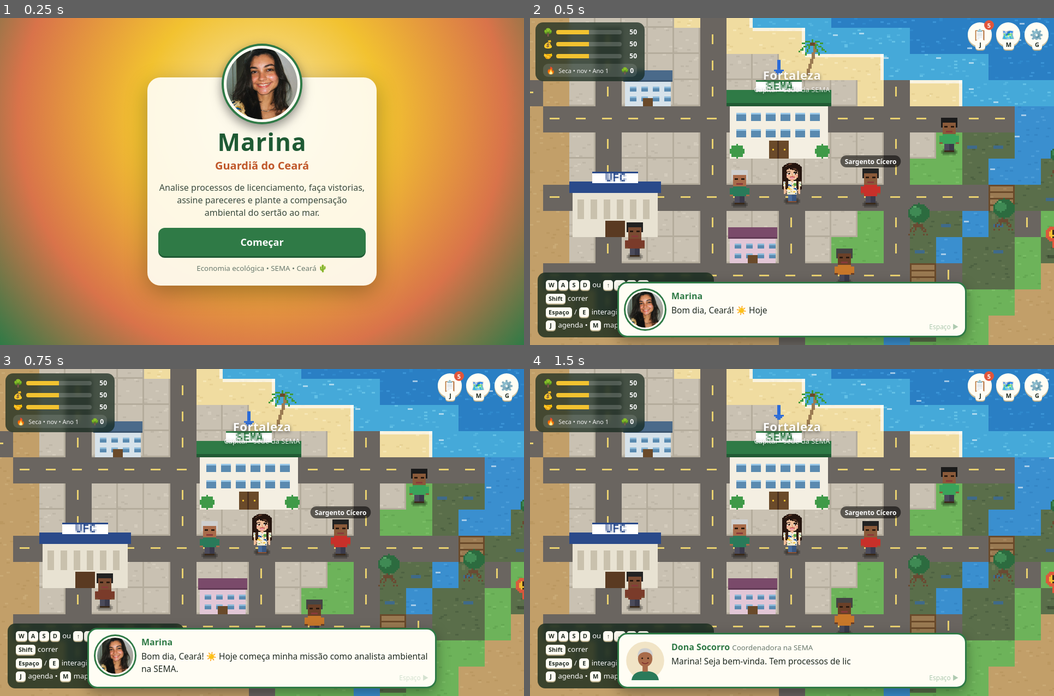
Above: before the commit, frames 1-4 (two rows, left to right).
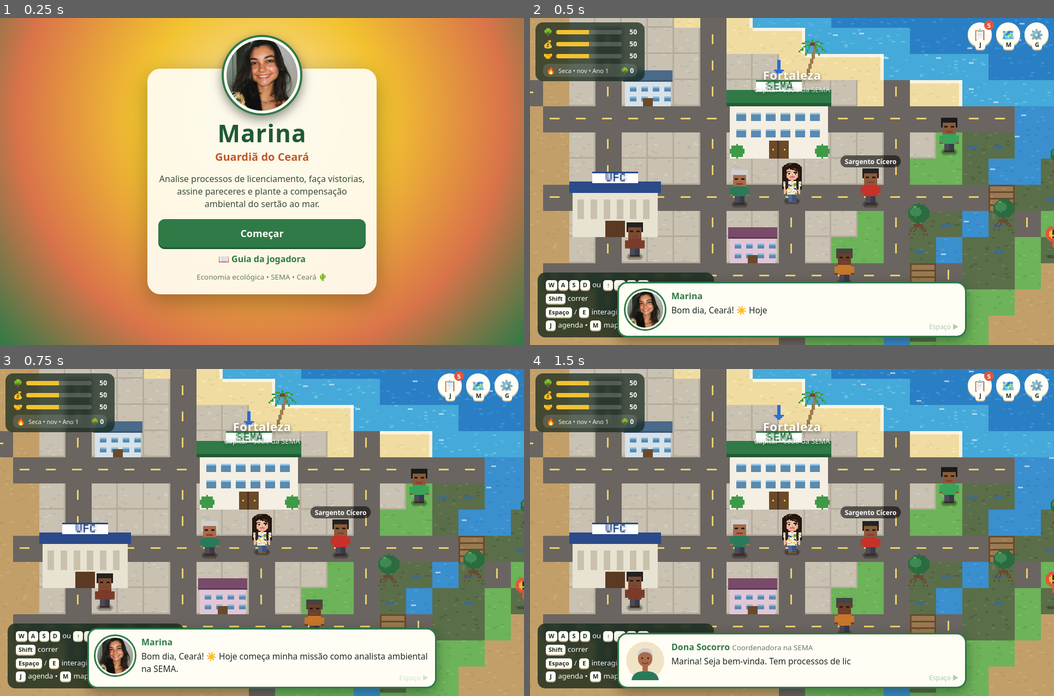
Above: after the commit, the same moments.

Repository: pedroqueiroz657/jogo-marina
Game: browser game, page index.html
Same seed, same stepped clock (60 frames per second), same inputs: the game is played once before the commit and once after it.
Inputs (mouse positions are in pixels of both pictures, inside the frame that each line leads up to):
- Up to frame 1 (0.25 s): no input
- Up to frame 2 (0.5 s): click "Começar" at 0.27 s
- Up to frame 3 (0.75 s): click "Espaço ▶" at 0.52 s
- Up to frame 4 (1.5 s): click (792, 565) at 1.07 s; tap Space at 1.1 s

The runs differ from the first frame. In frame 1, 10% of the frame differs, in the area x 28-72%, y 5-85%; in frame 2, nothing differs; in frame 3, nothing differs; in frame 4, nothing differs.

Commit message:
Guia da jogadora em /guia e link na tela inicial
Co-Authored-By: Claude Opus 5.5 <noreply@anthropic.com>

Diff:
--- a/css/style.css
+++ b/css/style.css
@@ -221,3 +221,4 @@
 .modal textarea { width: 100%; border: 2px solid #e6dcc0; border-radius: 10px; padding: 8px; font: 12px monospace; resize: vertical; -webkit-user-select: text; user-select: text; }
 .btn.danger { color: #a8321e; }
 .box.small { font-size: 13px; margin: 10px 0; }
+.guideLink { display: block; margin: 4px 0 10px; color: #2f7a46; font-weight: 700; text-decoration: none; }
--- /dev/null
+++ b/guia/index.html
@@ -0,0 +1,289 @@
+<!doctype html>
+<html lang="pt-BR">
+<head>
+<meta charset="utf-8">
+<meta name="viewport" content="width=device-width, initial-scale=1, viewport-fit=cover">
+<meta name="theme-color" content="#2f7a46">
+<link rel="icon" href="../icons/icon-192.png">
+<link rel="apple-touch-icon" href="../icons/apple-touch-icon.png">
+<title>Guia da Guardiã do Ceará</title>
+<link rel="preconnect" href="https://fonts.googleapis.com">
+<link rel="preconnect" href="https://fonts.gstatic.com" crossorigin>
+<link rel="stylesheet" href="https://fonts.googleapis.com/css2?family=Pixelify+Sans:wght@500;700&family=Inter:wght@400;500;600;700&display=swap">
+<style>
+/* Layout: guia de leitura em uma coluna, no celular primeiro; blocos texto + captura alternados */
+:root {
+  --bg: #f2f4ec;
+  --surface: #ffffff;
+  --ink: #1c2a21;
+  --muted: #5b6b5f;
+  --line: #d9dfcf;
+  --green: #2f7a46;
+  --green-soft: #e2efe2;
+  --fire: #c9502a;
+  --fire-soft: #fbe6dc;
+  --water: #2d7fbf;
+  --water-soft: #e0eef8;
+  --sun: #f2c230;
+  --font-display: "Pixelify Sans", "Courier New", monospace;
+  --font-body: "Inter", system-ui, -apple-system, "Segoe UI", sans-serif;
+}
+@media (prefers-color-scheme: dark) {
+  :root:not([data-theme="light"]) {
+    color-scheme: dark;
+    --bg: #141a16; --surface: #1c241f; --ink: #e6ede5; --muted: #a2b2a6; --line: #2f3a33;
+    --green: #6cc48a; --green-soft: #1f3327; --fire: #f08a5d; --fire-soft: #3a2219; --water: #6db3ea; --water-soft: #182a38; --sun: #f2c230;
+  }
+}
+:root[data-theme="dark"] {
+  color-scheme: dark;
+  --bg: #141a16; --surface: #1c241f; --ink: #e6ede5; --muted: #a2b2a6; --line: #2f3a33;
+  --green: #6cc48a; --green-soft: #1f3327; --fire: #f08a5d; --fire-soft: #3a2219; --water: #6db3ea; --water-soft: #182a38; --sun: #f2c230;
+}
+* { box-sizing: border-box; }
+body { background: var(--bg); color: var(--ink); font: 400 16px/1.6 var(--font-body); padding-left: max(16px, env(safe-area-inset-left, 0px)); padding-right: max(16px, env(safe-area-inset-right, 0px)); }
+.wrap { max-width: 920px; margin: 0 auto; padding-block: 36px 64px; display: grid; gap: 52px; }
+h1, h2, h3 { font-family: var(--font-display); font-weight: 700; text-wrap: balance; line-height: 1.15; margin: 0; }
+h1 { font-size: clamp(2.3rem, 7vw, 3.6rem); color: var(--green); }
+h2 { font-size: clamp(1.5rem, 4.5vw, 2rem); }
+h3 { font-size: 1.25rem; font-weight: 500; }
+p { margin: 0; max-width: 65ch; }
+a { color: var(--green); font-weight: 600; }
+.lede { font-size: 1.1rem; color: var(--muted); }
+header { display: grid; gap: 14px; }
+.kicker { font: 600 .78rem/1 var(--font-body); letter-spacing: .12em; text-transform: uppercase; color: var(--muted); }
+.play { display: inline-flex; align-items: center; gap: 8px; justify-self: start; background: var(--green); color: #fff; text-decoration: none; font-weight: 700; padding: 12px 18px; border-radius: 10px; box-shadow: 0 3px 0 color-mix(in srgb, var(--green) 60%, #000); }
+.play:focus-visible { outline: 3px solid var(--sun); outline-offset: 2px; }
+section { display: grid; gap: 22px; }
+.sec-head { display: grid; gap: 8px; border-top: 3px solid var(--ink); padding-top: 14px; }
+.steps { list-style: none; margin: 0; padding: 0; display: grid; gap: 10px; counter-reset: s; }
+.steps li { counter-increment: s; display: grid; grid-template-columns: 2rem 1fr; gap: 10px; align-items: start; }
+.steps li::before { content: counter(s); font: 700 1.1rem/2rem var(--font-display); text-align: center; background: var(--green-soft); color: var(--green); border-radius: 6px; }
+.mech { display: grid; grid-template-columns: minmax(0, 1fr) minmax(0, 1.2fr); gap: 24px; align-items: start; }
+.mech.flip > .txt { order: 2; }
+.txt { display: grid; gap: 12px; }
+ul.dots { margin: 0; padding-left: 1.1em; display: grid; gap: 6px; }
+ul.dots li::marker { color: var(--green); }
+figure { margin: 0; display: grid; gap: 6px; }
+figure img { width: 100%; max-width: 100%; height: auto; border-radius: 8px; border: 1px solid var(--line); display: block; }
+figcaption { font-size: .82rem; color: var(--muted); }
+.pair { display: grid; grid-template-columns: 1fr 1fr; gap: 10px; }
+.phone img { max-width: 250px; justify-self: center; }
+.controls { display: grid; grid-template-columns: 1fr 1fr; gap: 14px; }
+.ctrl { background: var(--surface); border: 1px solid var(--line); border-radius: 10px; padding: 14px 16px; display: grid; gap: 8px; }
+.ctrl dl { margin: 0; display: grid; grid-template-columns: auto 1fr; gap: 6px 12px; font-size: .94rem; }
+.ctrl dt { font-weight: 600; white-space: nowrap; }
+.ctrl dd { margin: 0; color: var(--muted); }
+kbd { font: 600 .8em ui-monospace, Consolas, monospace; background: var(--bg); border: 1px solid var(--line); border-bottom-width: 2px; border-radius: 4px; padding: 1px 5px; }
+.bars { display: grid; gap: 8px; }
+.bar { display: grid; grid-template-columns: 1.6rem 6.5rem 1fr; gap: 10px; align-items: baseline; }
+.bar b { font-weight: 600; }
+.bar span:last-child { color: var(--muted); font-size: .94rem; }
+.tips { display: grid; grid-template-columns: repeat(2, minmax(0, 1fr)); gap: 12px; }
+.tip { background: var(--surface); border: 1px solid var(--line); border-radius: 10px; padding: 14px 16px; display: grid; gap: 4px; align-content: start; }
+.tip h3 { font-size: 1.05rem; }
+.tip p { color: var(--muted); font-size: .94rem; }
+.callout { border-radius: 10px; padding: 12px 14px; font-size: .95rem; }
+.callout.fire { background: var(--fire-soft); }
+.callout.water { background: var(--water-soft); }
+.callout.green { background: var(--green-soft); }
+.season-strip { display: grid; grid-template-columns: repeat(12, 1fr); gap: 3px; max-width: 560px; }
+.season-strip span { font: 600 .72rem/1 var(--font-body); text-align: center; padding: 8px 0 6px; border-radius: 4px; }
+.season-strip .c { background: var(--water-soft); }
+.season-strip .t { background: var(--green-soft); }
+.season-strip .s { background: var(--fire-soft); }
+.season-strip .p { background: color-mix(in srgb, var(--water-soft) 50%, var(--fire-soft)); }
+.legend-row { display: flex; flex-wrap: wrap; gap: 6px 16px; font-size: .85rem; color: var(--muted); }
+.legend-row i { display: inline-block; width: 10px; height: 10px; border-radius: 2px; margin-right: 6px; vertical-align: -1px; }
+.career { display: flex; flex-wrap: wrap; align-items: center; gap: 6px; font-size: .9rem; }
+.career span { background: var(--surface); border: 1px solid var(--line); border-radius: 6px; padding: 4px 8px; }
+.career span:last-child { border-color: var(--sun); font-weight: 600; }
+.career b { color: var(--muted); font-weight: 400; }
+footer { text-align: center; color: var(--muted); display: grid; gap: 6px; justify-items: center; }
+footer p { font-family: var(--font-display); font-size: 1.3rem; color: var(--green); }
+@media (max-width: 720px) {
+  .mech, .controls, .tips, .pair { grid-template-columns: 1fr; }
+  .mech.flip > .txt { order: 0; }
+}
+  body { margin: 0; padding-top: env(safe-area-inset-top, 0px); padding-bottom: env(safe-area-inset-bottom, 0px); }
+  img { max-width: 100%; }
+</style>
+</head>
+<body>
+
+<div class="wrap">
+  <header>
+    <span class="kicker">Guia da jogadora</span>
+    <h1>Guia da Guardiã do Ceará</h1>
+    <p class="lede">Marina, este é o seu jogo. Você é analista ambiental da SEMA e cuida do Ceará inteiro: do mangue do Cocó à Chapada do Araripe. O jogo não acaba. O estado muda com as estações de verdade, e cada decisão sua tem consequências.</p>
+    <a class="play" href="../">🌵 Abrir o jogo</a>
+  </header>
+
+  <section>
+    <div class="sec-head"><h2>Antes de começar: instale no iPhone</h2></div>
+    <ol class="steps">
+      <li><span>Abra o link do jogo no <b>Safari</b>.</span></li>
+      <li><span>Toque em <b>Compartilhar</b> (o quadrado com a setinha para cima).</span></li>
+      <li><span>Escolha <b>Adicionar à Tela de Início</b>. O jogo vira um app com ícone próprio e abre em tela cheia.</span></li>
+    </ol>
+    <p class="callout green">💾 O jogo salva sozinho. Instalado na Tela de Início, o progresso fica guardado mesmo se você passar dias sem jogar. Para ter uma cópia extra, vá em ⚙️ e toque em <b>Gerar código</b>.</p>
+  </section>
+
+  <section>
+    <div class="sec-head"><h2>Controles</h2></div>
+    <div class="controls">
+      <div class="ctrl">
+        <h3>📱 No celular</h3>
+        <dl>
+          <dt>Andar</dt><dd>arraste o dedo na metade esquerda da tela</dd>
+          <dt>Botão A</dt><dd>conversar, vistoriar, plantar, regar, apagar fogo</dd>
+          <dt>📋</dt><dd>agenda com tudo o que precisa ser feito</dd>
+          <dt>🗺️</dt><dd>mapa: toque numa região para ir de viatura</dd>
+          <dt>⚙️</dt><dd>menu, backup e relatórios</dd>
+        </dl>
+      </div>
+      <div class="ctrl">
+        <h3>💻 No computador</h3>
+        <dl>
+          <dt><kbd>WASD</kbd> ou setas</dt><dd>andar</dd>
+          <dt><kbd>Shift</kbd></dt><dd>correr</dd>
+          <dt><kbd>Espaço</kbd> / <kbd>E</kbd></dt><dd>interagir</dd>
+          <dt><kbd>J</kbd> <kbd>M</kbd> <kbd>G</kbd></dt><dd>agenda, mapa e menu</dd>
+          <dt><kbd>Esc</kbd></dt><dd>fechar janelas</dd>
+        </dl>
+      </div>
+    </div>
+    <p class="callout green">🚙 Na agenda, o botão <b>Ir</b> leva você direto para cada tarefa. Não precisa atravessar o estado a pé.</p>
+  </section>
+
+  <section>
+    <div class="sec-head"><h2>Seus três indicadores</h2></div>
+    <p>No canto da tela ficam três barras. Toda escolha mexe nelas. A economia ecológica pede que as três fiquem saudáveis ao mesmo tempo.</p>
+    <div class="bars">
+      <div class="bar"><span>🌳</span><b>Ambiente</b><span>matas, mangues, rios, fauna, árvores vivas</span></div>
+      <div class="bar"><span>💰</span><b>Economia</b><span>empregos, energia, produção</span></div>
+      <div class="bar"><span>🤝</span><b>Sociedade</b><span>comunidades, água, bem-estar das pessoas</span></div>
+    </div>
+    <p>Embaixo das barras aparecem a estação, o mês, o seu ano de gestão e quantas árvores vivas você já tem. Toque na estação para saber como está o tempo no Ceará.</p>
+  </section>
+
+  <section>
+    <div class="sec-head"><h2>O seu trabalho</h2></div>
+    <ol class="steps">
+      <li><span><b>Pegue um processo</b> na mesa da sede da SEMA, em Fortaleza.</span></li>
+      <li><span><b>Faça a vistoria</b> no 📍 do local da obra. É opcional, mas fortalece o parecer e dá bônus.</span></li>
+      <li><span><b>Decida:</b> deferir, deferir com condicionantes, indeferir ou pedir mais estudos.</span></li>
+      <li><span><b>Assine o parecer</b> com o dedo, carimbe e envie.</span></li>
+      <li><span>Se a obra for liberada, <b>plante a compensação</b> com mudas nativas do bioma certo.</span></li>
+      <li><span><b>Cuide das mudas</b> até virarem árvores. Só aí a compensação está cumprida.</span></li>
+      <li><span>Depois de um tempo, <b>fiscalize</b>: a empresa está cumprindo o que você exigiu?</span></li>
+    </ol>
+    <p>Os primeiros 7 processos formam o seu primeiro ano. Depois disso, novos pedidos de licença chegam sem parar: loteamentos, postos, pousadas, linhas de energia, cerâmicas, fazendas de camarão e muito mais, em todas as regiões do estado.</p>
+  </section>
+
+  <section>
+    <div class="sec-head"><h2>O Ceará muda com o calendário</h2></div>
+    <p>As estações do jogo seguem o mês de verdade. Jogar em março é diferente de jogar em novembro.</p>
+    <div class="season-strip" aria-label="Estações por mês">
+      <span class="p">jan</span><span class="c">fev</span><span class="c">mar</span><span class="c">abr</span><span class="c">mai</span><span class="t">jun</span><span class="t">jul</span><span class="s">ago</span><span class="s">set</span><span class="s">out</span><span class="s">nov</span><span class="s">dez</span>
+    </div>
+    <div class="legend-row">
+      <span><i style="background:var(--water-soft)"></i>quadra chuvosa: o sertão fica verde, a chuva rega as mudas</span>
+      <span><i style="background:var(--green-soft)"></i>fim das chuvas: hora de prevenir</span>
+      <span><i style="background:var(--fire-soft)"></i>B-R-O-BRÓ: seca, calor e queimadas</span>
+    </div>
+    <div class="pair">
+      <figure><img src="img/est-3.jpg" alt="Sertão Central verde e com chuva em março" loading="lazy"><figcaption>Quixadá em março.</figcaption></figure>
+      <figure><img src="img/est-11.jpg" alt="Sertão Central seco e sem folhas em novembro" loading="lazy"><figcaption>Quixadá em novembro, a mata branca.</figcaption></figure>
+    </div>
+  </section>
+
+  <section>
+    <div class="sec-head"><h2>O que pode acontecer pelo estado</h2></div>
+
+    <div class="mech">
+      <div class="txt">
+        <h3>🔥 Queimadas</h3>
+        <ul class="dots">
+          <li>Na seca, focos de incêndio aparecem pelo sertão e pelas serras. A agenda pisca quando tem fogo.</li>
+          <li>Vá rápido: o fogo cresce, segue o vento e pode queimar as suas mudas.</li>
+          <li>Ao chegar, escolha como agir. A escolha certa traz a brigada mais depressa.</li>
+          <li>Depois, a perícia descobre a causa e você decide o encaminhamento.</li>
+          <li>A área queimada leva dias de verdade para se recuperar.</li>
+        </ul>
+      </div>
+      <figure><img src="img/brigada.jpg" alt="Marina e brigadistas combatendo fogo na Chapada do Araripe" loading="lazy"><figcaption>Combate ao fogo com a brigada na Chapada do Araripe.</figcaption></figure>
+    </div>
+
+    <div class="mech flip">
+      <div class="txt">
+        <h3>💧 Mudas com sede</h3>
+        <ul class="dots">
+          <li>Fora da quadra chuvosa, as mudas precisam de água.</li>
+          <li>Quando aparece a gotinha azul, é hora de regar. Muda amarronzada está murchando.</li>
+          <li>Muda que morre deixa a cova vazia, e é preciso replantar.</li>
+          <li>Depois que vira árvore, ela não precisa mais de rega e passa a contar como árvore viva.</li>
+        </ul>
+      </div>
+      <figure><img src="img/mudas.jpg" alt="Mudas com gotinhas azuis pedindo rega" loading="lazy"><figcaption>As gotinhas azuis mostram quem está com sede.</figcaption></figure>
+    </div>
+
+    <div class="mech">
+      <div class="txt">
+        <h3>📣 Ocorrências e fiscalização</h3>
+        <ul class="dots">
+          <li>Chegam chamados pelo mapa: óleo na praia, lixo no manguezal, denúncia de desmatamento, caranguejos na andada, comunidades querendo formar brigada, bicho silvestre na cidade.</li>
+          <li>Algumas ocorrências só acontecem em certas épocas do ano.</li>
+          <li>As licenças que você assinou voltam para fiscalização. Uma decisão apressada pode virar denúncia meses depois.</li>
+        </ul>
+      </div>
+      <figure><img src="img/oleo.jpg" alt="Manchas de óleo numa praia do litoral leste" loading="lazy"><figcaption>Óleo na praia: é preciso recolher com segurança.</figcaption></figure>
+    </div>
+
+    <div class="mech flip">
+      <div class="txt">
+        <h3>🗞️ Quando você volta</h3>
+        <p>O Ceará não para enquanto você está fora. Ao abrir o jogo de novo, um resumo conta o que aconteceu: as mudas que cresceram, alguma queimada, se a estação mudou e o que está esperando por você. A comunidade ajuda a cuidar das mudas, então ficar uns dias fora não faz você perder tudo.</p>
+      </div>
+      <figure class="phone"><img src="img/phone-fogo.jpg" alt="O jogo no celular com uma queimada e o botão A" loading="lazy"><figcaption style="text-align:center">O jogo no iPhone.</figcaption></figure>
+    </div>
+  </section>
+
+  <section>
+    <div class="sec-head"><h2>Sua carreira</h2></div>
+    <div class="mech">
+      <div class="txt">
+        <p>Cada ano de gestão termina com um Relatório Anual: seus indicadores, pareceres, árvores, queimadas e fiscalizações. Com o estado equilibrado, vem a promoção.</p>
+        <div class="career">
+          <span>Analista Ambiental</span><b>→</b><span>Analista Sênior</span><b>→</b><span>Coordenadora de Licenciamento</span><b>→</b><span>Diretora de Fiscalização</span><b>→</b><span>Secretária do Meio Ambiente</span>
+        </div>
+        <p>A cada ano os desafios crescem: obras maiores, fogo mais forte e empresas mais propensas a descumprir o combinado.</p>
+      </div>
+      <figure><img src="img/relatorio.jpg" alt="Relatório anual com indicadores e promoção" loading="lazy"><figcaption>O Relatório Anual.</figcaption></figure>
+    </div>
+  </section>
+
+  <section>
+    <div class="sec-head"><h2>Para jogar da melhor forma</h2></div>
+    <div class="tips">
+      <div class="tip"><h3>🔎 Vistorie antes de assinar</h3><p>A vistoria revela coisas que o processo não conta e deixa o parecer mais forte.</p></div>
+      <div class="tip"><h3>⚖️ Equilibre os três</h3><p>Nem sempre liberar é bom, nem sempre barrar é proteger. Pense em quem ganha e em quem paga a conta.</p></div>
+      <div class="tip"><h3>📏 Proporcionalidade</h3><p>Obra pequena não precisa do mesmo rigor de obra grande. Às vezes a melhor licença é a mais simples.</p></div>
+      <div class="tip"><h3>🌱 Bioma certo</h3><p>Compensação é com espécie nativa do lugar. Exótica bonita não conta e ainda tira pontos.</p></div>
+      <div class="tip"><h3>🔥 Fogo é prioridade</h3><p>Quando a agenda piscar, largue o que estiver fazendo. Quanto antes você chega, menos queima.</p></div>
+      <div class="tip"><h3>💧 Ronda de rega na seca</h3><p>De agosto a dezembro, passe pelas áreas de plantio de tempos em tempos. Árvore viva é o que vale.</p></div>
+      <div class="tip"><h3>🧑‍🚒 Prevenir é melhor</h3><p>Ajudar comunidades a se prepararem diminui as queimadas na região delas.</p></div>
+      <div class="tip"><h3>💬 Converse com todo mundo</h3><p>Moradores, pesquisadores, bombeiros e a Profa. Iracema na UFC dão dicas e curiosidades do Ceará.</p></div>
+      <div class="tip"><h3>📋 Use a agenda</h3><p>Ela organiza tudo e leva você de viatura a cada tarefa.</p></div>
+      <div class="tip"><h3>🗓️ Volte em outra estação</h3><p>Em março o sertão está verde e cheio de água. Vale ver o mesmo lugar em épocas diferentes.</p></div>
+    </div>
+  </section>
+
+  <footer>
+    <p>Bora cuidar do Ceará! 🌵💚</p>
+    <span>Feito com carinho para a Marina</span>
+  </footer>
+</div>
+
+</body>
+</html>
--- a/index.html
+++ b/index.html
@@ -71,6 +71,7 @@
         <button id="btnContinue" class="btn" hidden>Continuar</button>
         <button id="btnStart" class="btn">Começar</button>
       </div>
+      <a class="guideLink" href="guia/">📖 Guia da jogadora</a>
       <small>Economia ecológica • SEMA • Ceará 🌵</small>
     </div>
   </div>
--- a/sw.js
+++ b/sw.js
@@ -1,6 +1,6 @@
 // Service worker: permite jogar offline depois do primeiro acesso.
 // Ao publicar uma nova versão, aumente o número abaixo.
-const CACHE = 'marina-ceara-v3';
+const CACHE = 'marina-ceara-v4';
 const FILES = ['./', 'index.html', 'css/style.css', 'js/data.js', 'js/data-mundo.js', 'js/mundo.js', 'js/sprites.js', 'js/game.js', 'manifest.webmanifest', 'icons/icon-192.png', 'icons/icon-512.png', 'icons/apple-touch-icon.png', 'assets/marina.jpg'];
 
 self.addEventListener('install', e => { e.waitUntil(caches.open(CACHE).then(c => c.addAll(FILES))); self.skipWaiting(); });
Binary file added: guia/img/brigada.jpg
Binary file added: guia/img/est-11.jpg
Binary file added: guia/img/est-3.jpg
Binary file added: guia/img/mudas.jpg
Binary file added: guia/img/oleo.jpg
Binary file added: guia/img/phone-fogo.jpg
Binary file added: guia/img/relatorio.jpg
